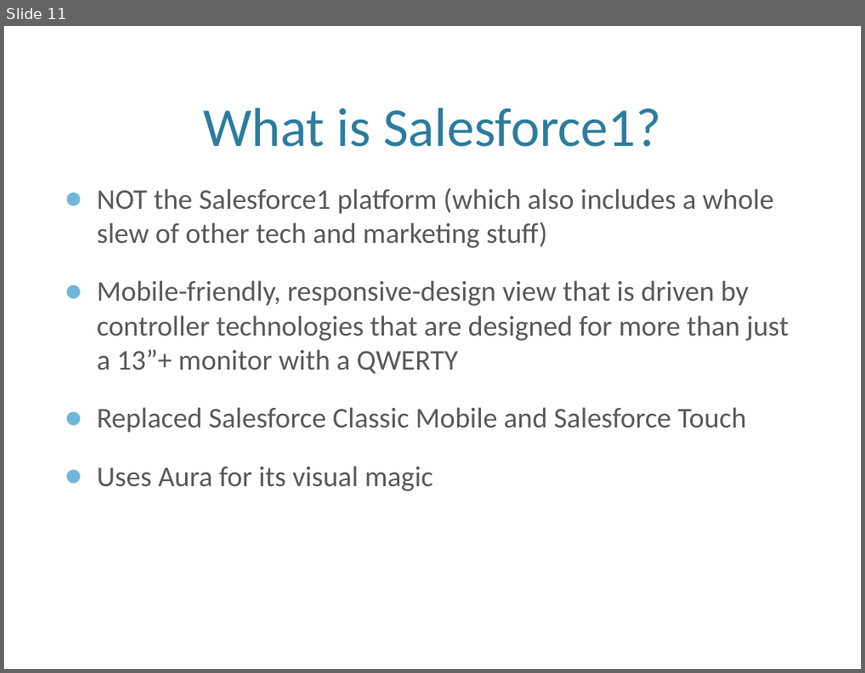
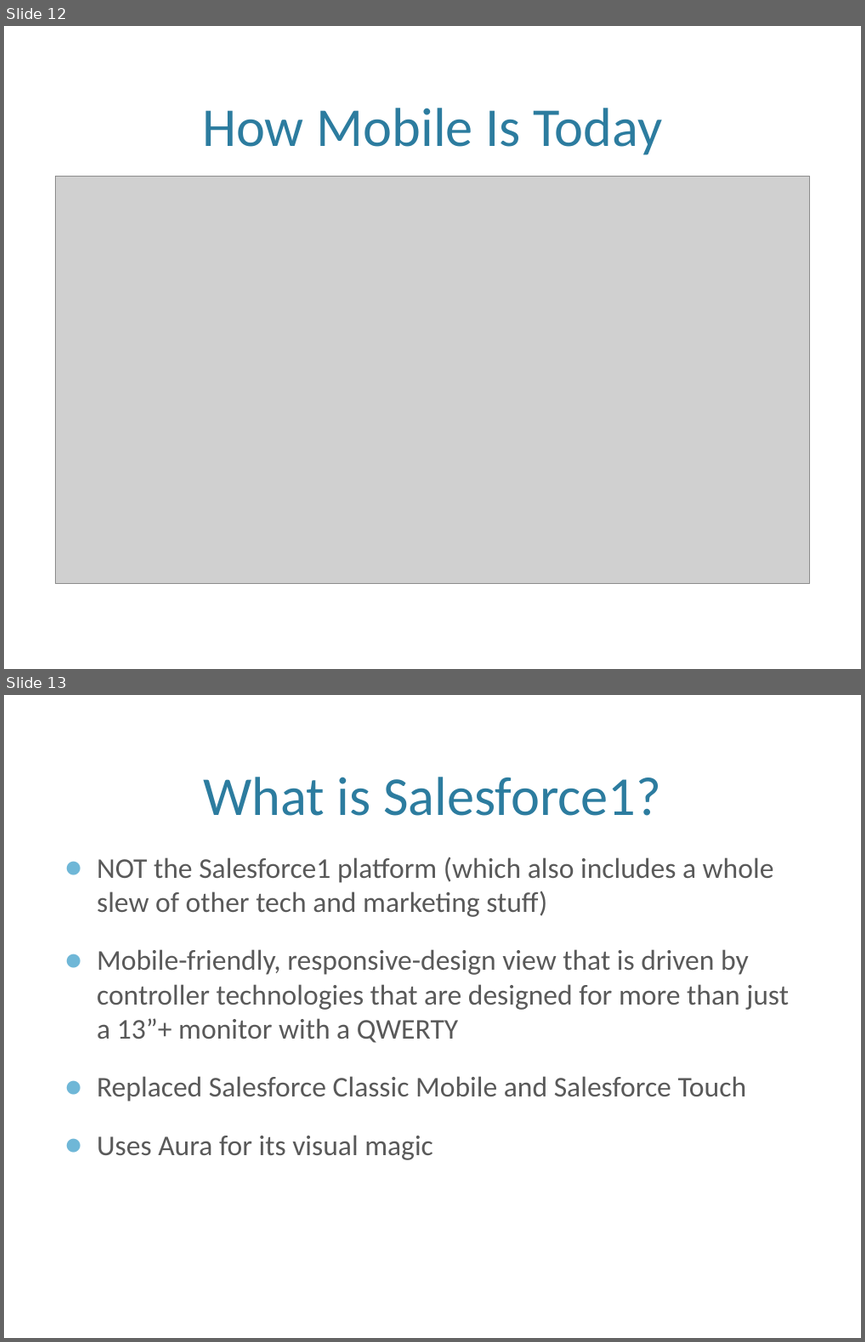
Before and after one commit to MayTheSForceBeWithYou/DuelingListBoxes, a slide deck: MobileCampLA2015.pptx. Shown one above the other, each under a label of ours: slide 11 before the commit, slides 12 and 13 after it. The pictures are 865x673 and 865x1342 pixels, drawn with LibreOffice and Linux fonts; fonts in the diff are those of the drawing; grey boxes stand for pictures; background and template pictures are left out. Boxes give left, top, right and bottom in pixels: in the first picture for what was removed or moved away, otherwise in the second. Text is boxed around its words. In the diff, an @@ line names an element or a change of style, - is before the commit and + after.

```diff
--- a/MobileCampLA2015.pptx
+++ b/MobileCampLA2015.pptx
@@ slide 12 added at [4,26,861,669], background picture (left out) @@
@@ title added at [202,108,662,155], 46 pt, text #2C7C9F @@
+How Mobile Is Today
@@ picture added at [55,176,810,583] @@
@@ what was slide 11 is now slide 13 @@
```
Also in this commit, not shown: 1 other slide added, 1 other file.
